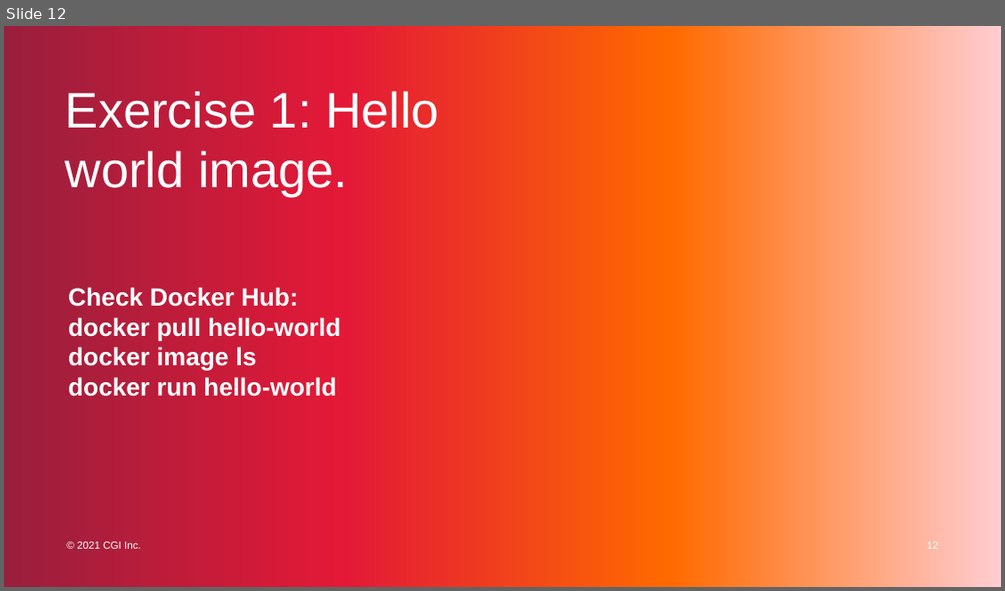
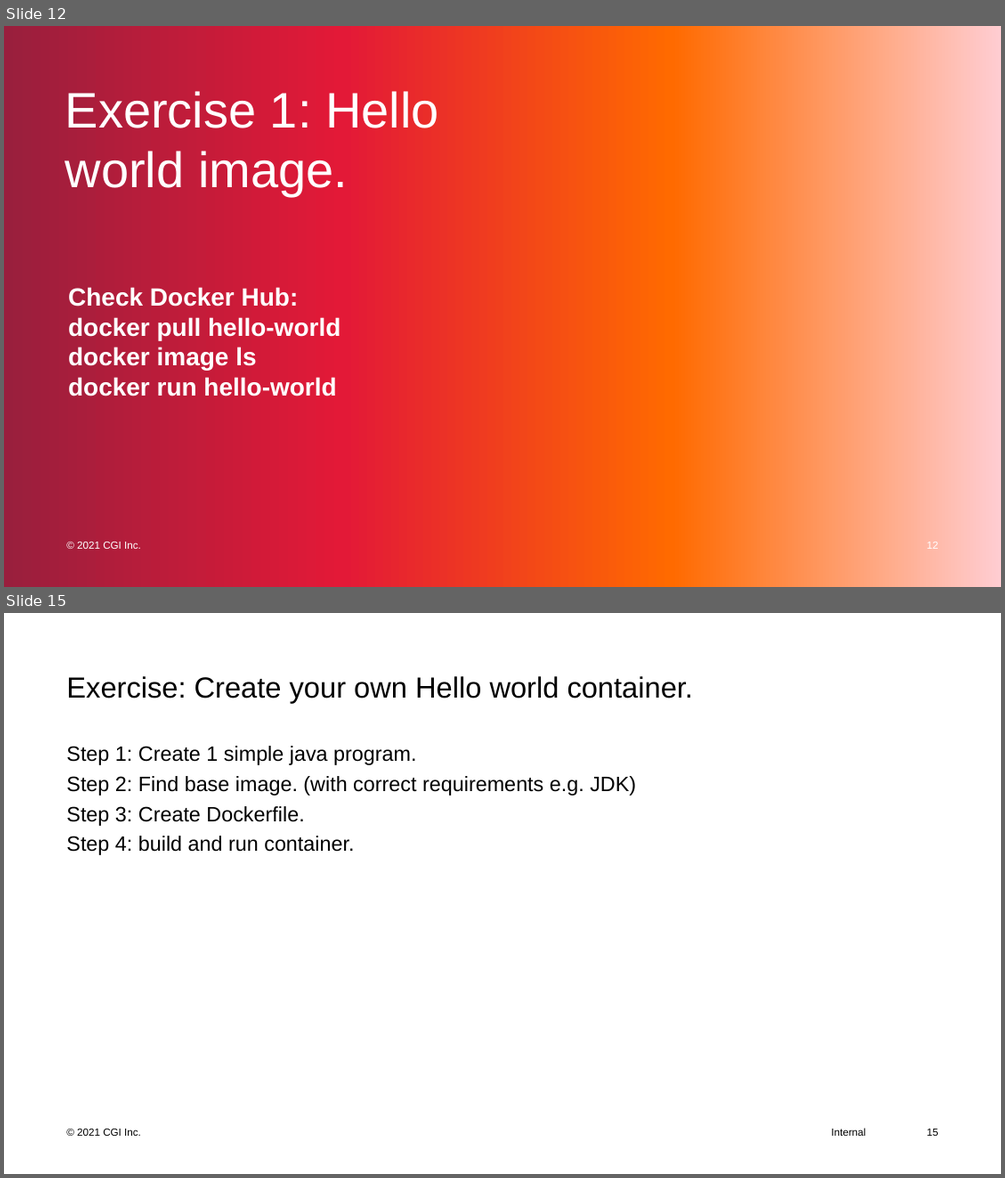
Before and after one commit to favna/docker-workshop, a slide deck: GC_Docker_2022.pptx. Shown one above the other, each under a label of ours: slide 12 before the commit, slides 12 and 15 after it; the slides between them are not shown. The pictures are 1005x591 and 1005x1178 pixels, drawn with LibreOffice and Linux fonts; fonts in the diff are those of the drawing. Boxes give left, top, right and bottom in pixels: in the first picture for what was removed or moved away, otherwise in the second. Text is boxed around its words. In the diff, an @@ line names an element or a change of style, - is before the commit and + after.

```diff
--- a/GC_Docker_2022.pptx
+++ b/GC_Docker_2022.pptx
@@ slide 15 added at <box>4,613,1001,1174</box>, background #FFFFFF; not listed: 1 template element that a slide beside it also shows @@
@@ title added at <box>66,676,693,703</box>, 28 pt, text #000000 @@
+Exercise: Create your own Hello world container.
@@ text added at <box>66,746,636,855</box>, 20 pt, text #000000 @@
+Step 1: Create 1 simple java program.
+Step 2: Find base image. (with correct requirements e.g. JDK)
+Step 3: Create Dockerfile.
+Step 4: build and run container.
@@ text added at <box>831,1127,866,1135</box>, 10 pt, text #000000 @@
+Internal
@@ page number added at <box>927,1128,938,1135</box>, 10 pt, text #000000 @@
+15
```
Also in this commit, not shown: 9 other slides added.
